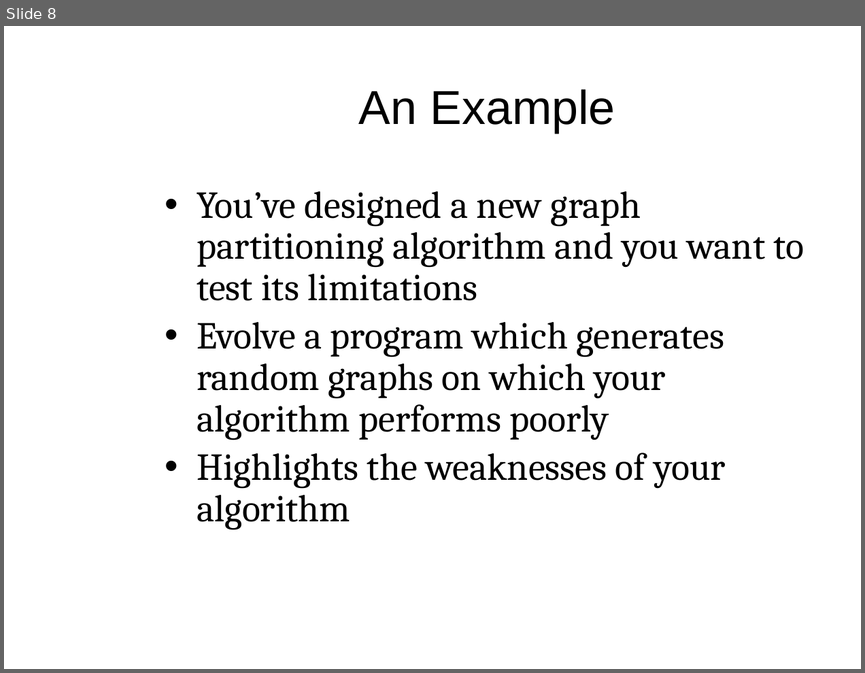
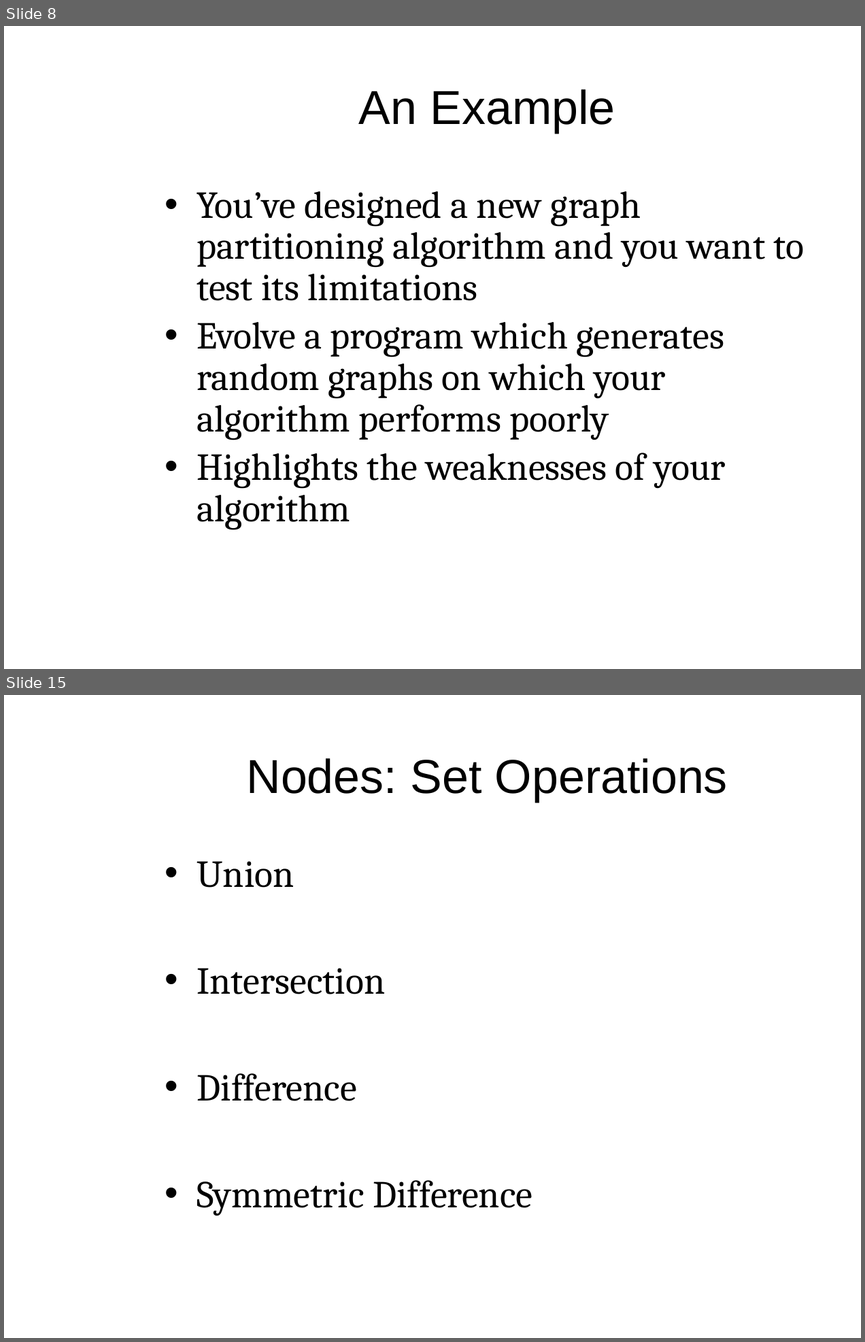
Before and after one commit to mam446/GraphEvo, a slide deck: documents/PopeMartinGraphTheoryPresentation.pptx. Shown one above the other, each under a label of ours: slide 8 before the commit, slides 8 and 15 after it; the slides between them are not shown. The pictures are 865x673 and 865x1342 pixels, drawn with LibreOffice and Linux fonts; fonts in the diff are those of the drawing; background and template pictures are left out. Boxes give left, top, right and bottom in pixels: in the first picture for what was removed or moved away, otherwise in the second. Text is boxed around its words. In the diff, an @@ line names an element or a change of style, - is before the commit and + after.

```diff
--- a/documents/PopeMartinGraphTheoryPresentation.pptx
+++ b/documents/PopeMartinGraphTheoryPresentation.pptx
@@ slide 15 added at [4, 695, 861, 1338], background picture (left out) @@
@@ title added at [247, 758, 728, 802], 40 pt, text #000000 @@
+Nodes: Set Operations
@@ text added at [197, 861, 532, 1216], 32 pt, text #000000 @@
+• Union
+• Intersection
+• Difference
+• Symmetric Difference
```
Also in this commit, not shown: 1 slide changed, 21 other slides added, 3 slides removed.
